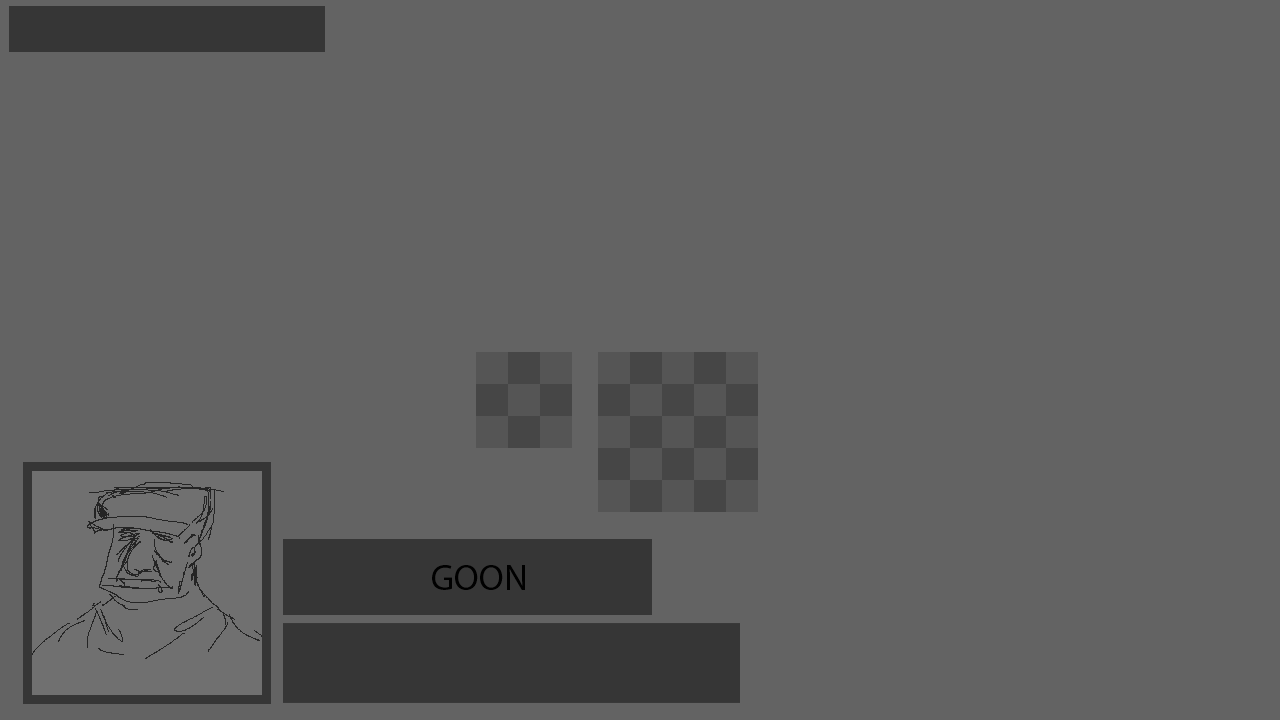
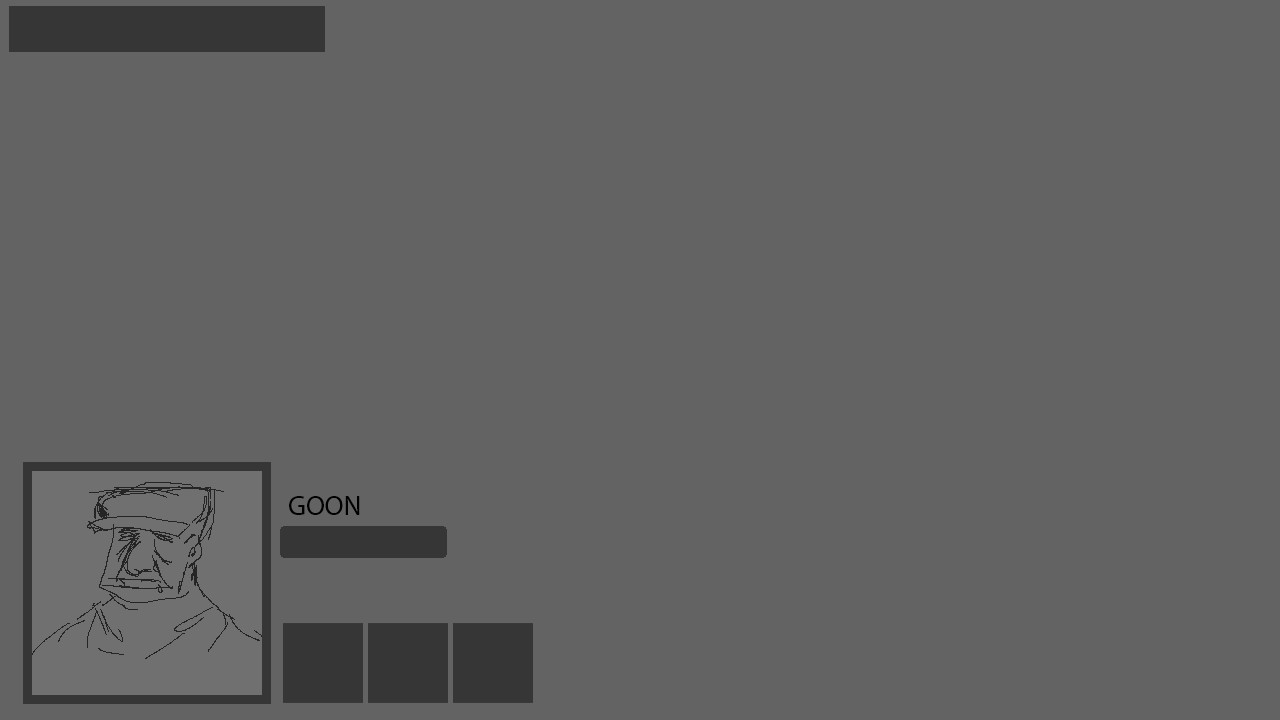
The second 1280px x 720px image is a revision of the first. Changes to its layers:
hid group "zones" (2 layers) over (476, 352, 758, 512)
painted on "abilities_socket" over (363, 623, 740, 703)
painted on "GOON" over (289, 496, 525, 590)
painted on "nameplate" over (280, 526, 652, 615)
